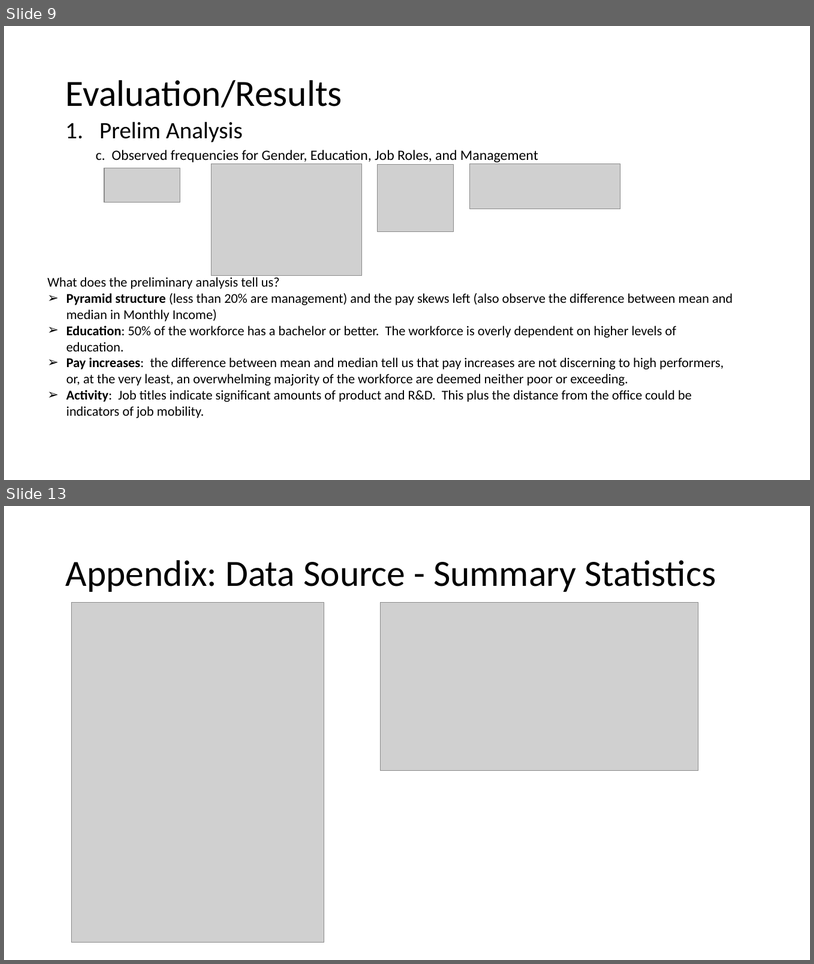
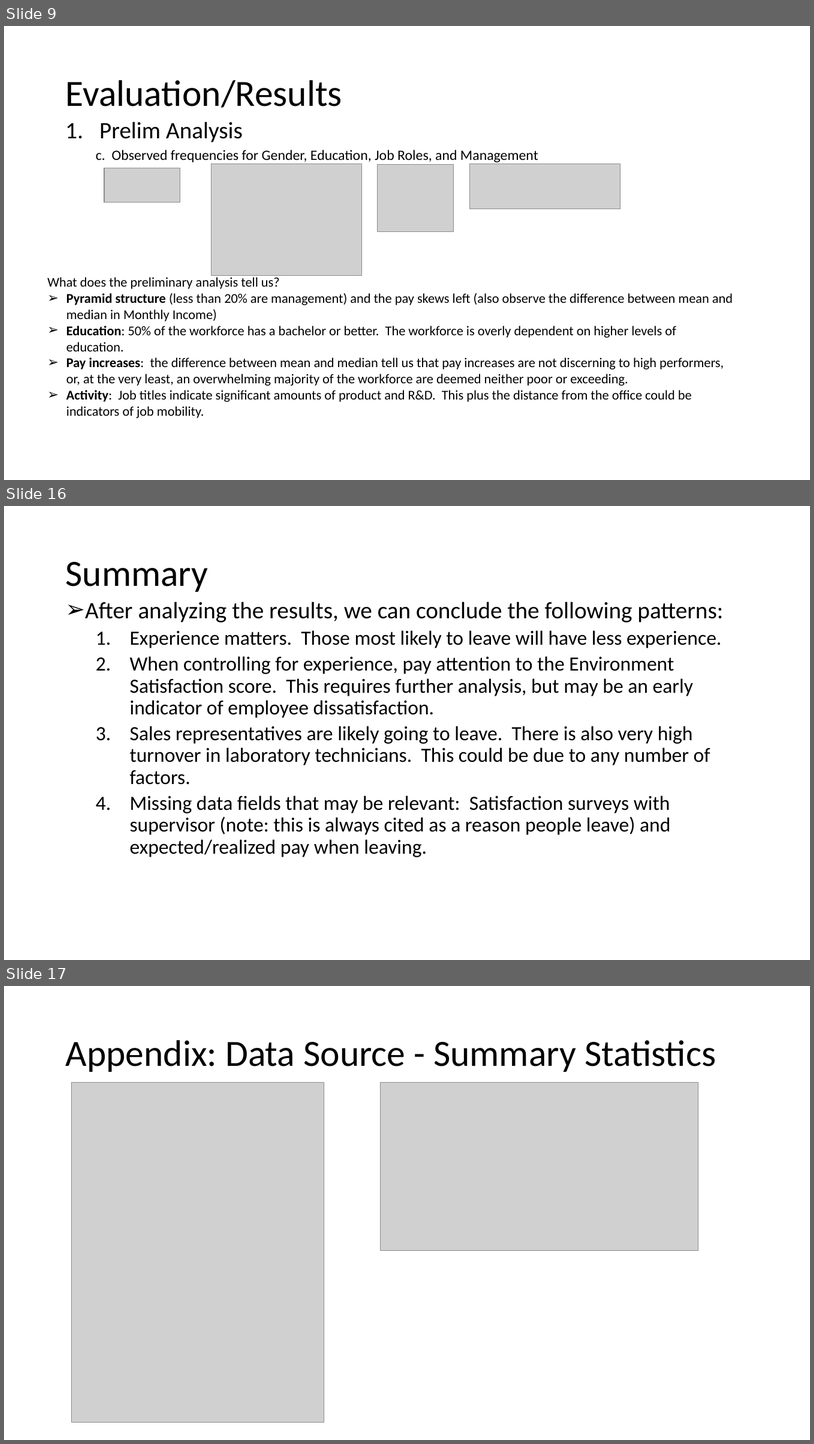
Before and after one commit to bdelahoussaye/CaseStudy2, a slide deck: Final Presentation_TEAM VARIANCE 6306.pptx. Shown one above the other, each under a label of ours: slides 9 and 13 before the commit, slides 9, 16 and 17 after it; the slides between them are not shown. The pictures are 814x964 and 814x1444 pixels, drawn with LibreOffice and Linux fonts; fonts in the diff are those of the drawing; grey boxes stand for pictures. Boxes give left, top, right and bottom in pixels: in the first picture for what was removed or moved away, otherwise in the second. Text is boxed around its words. In the diff, an @@ line names an element or a change of style, - is before the commit and + after.

Commit message:
Most recent updates

```diff
--- a/Final Presentation_TEAM VARIANCE 6306.pptx
+++ b/Final Presentation_TEAM VARIANCE 6306.pptx
@@ slide 16 added at box(4, 506, 810, 960), background #FFFFFF @@
@@ title added at box(65, 562, 208, 592), 44 pt, text #000000 @@
+Summary
@@ text added at box(85, 601, 723, 857), 24 pt, text #000000 @@
+➢ After analyzing the results, we can conclude the following patterns:
+  1. Experience matters. Those most likely to leave will have less experience.
+  2. When controlling for experience, pay attention to the Environment Satisfaction score. This requires further analysis, but may be an early indicator of employee dissatisfaction.
+  3. Sales representatives are likely going to leave. There is also very high turnover in laboratory technicians. This could be due to any number of factors.
+  4. Missing data fields that may be relevant: Satisfaction surveys with supervisor (note: this is always cited as a reason people leave) and expected/realized pay when leaving.
@@ what was slide 13 is now slide 17 @@
```
Also in this commit, not shown: 5 slides changed, 3 other slides added, 2 other files.
